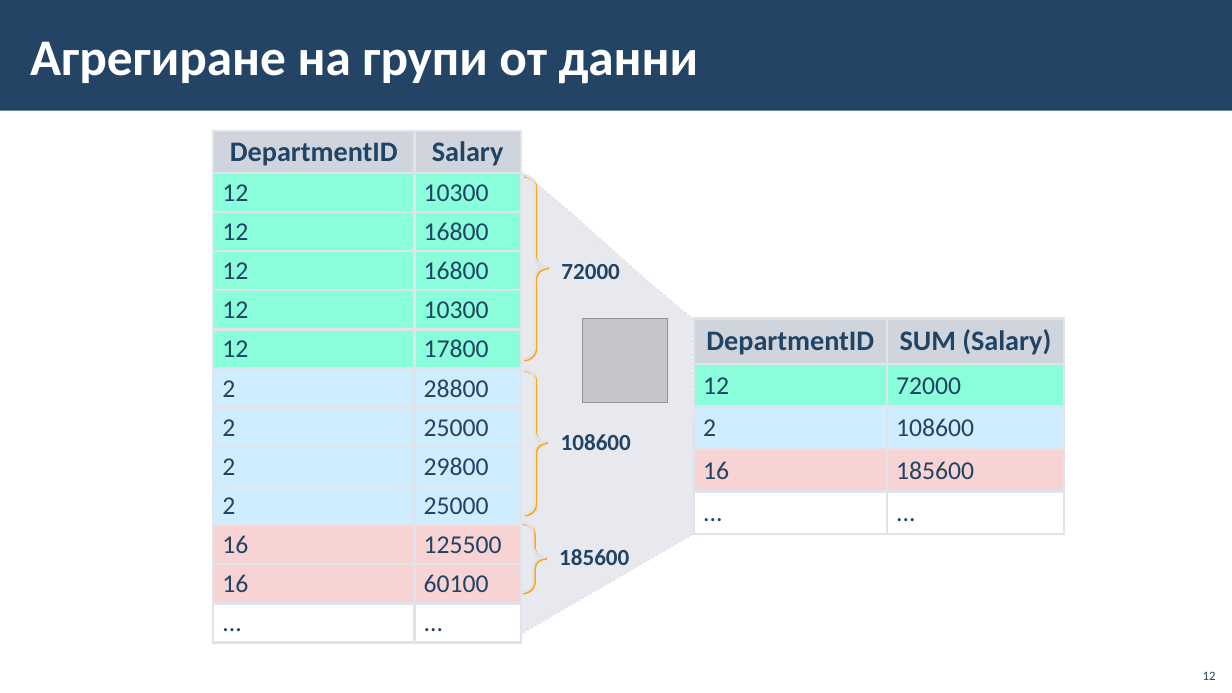
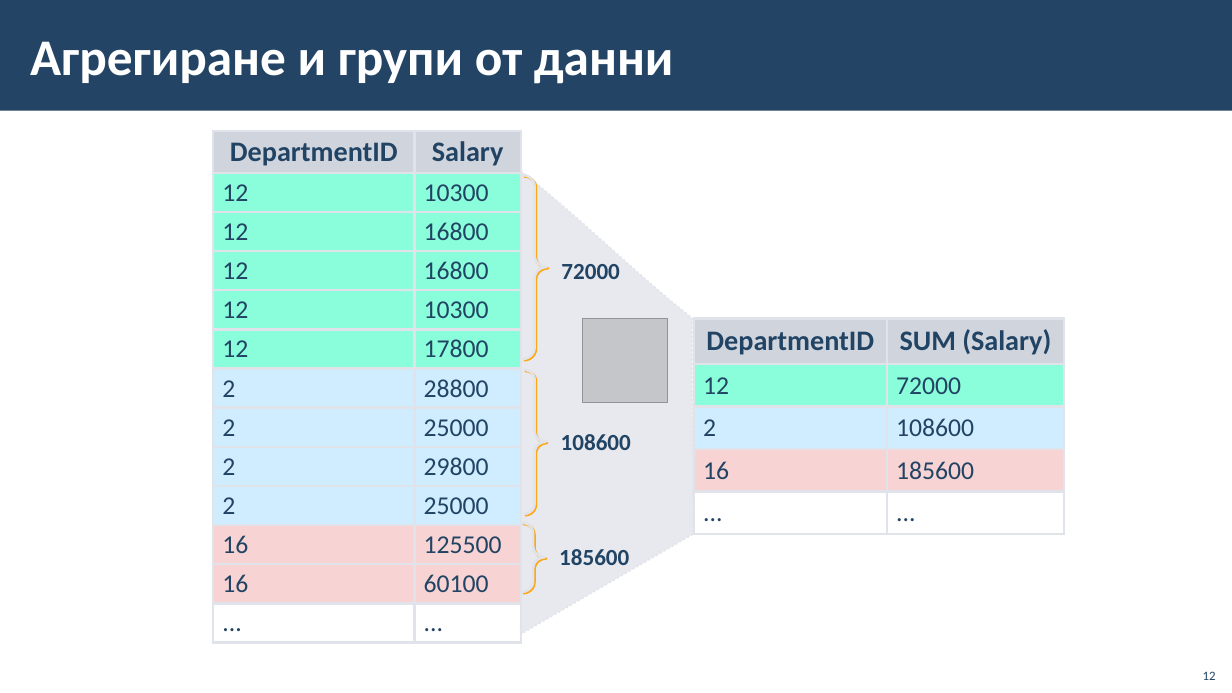
Before and after one commit to BG-IT-Edu/School-Programming, a slide deck: slide 12 of Courses/Software-Sciences/Module-3-Databases-New/11-Group-and-Aggregate-Functions/11-Group-and-Aggregate-Functions.pptx. Drawn at 1232x693 pixels with LibreOffice and Linux fonts; fonts in the diff are those of the drawing; grey boxes stand for pictures; background and template pictures are left out. Boxes give left, top, right and bottom in pixels: in the first picture for what was removed or moved away, otherwise in the second. Text is boxed around its words. In the diff, an @@ line names an element or a change of style, - is before the commit and + after.

```diff
--- a/Courses/Software-Sciences/Module-3-Databases-New/11-Group-and-Aggregate-Functions/11-Group-and-Aggregate-Functions.pptx
+++ b/Courses/Software-Sciences/Module-3-Databases-New/11-Group-and-Aggregate-Functions/11-Group-and-Aggregate-Functions.pptx
@@ title at (x1=30, y1=41, x2=674, y2=84): text changed @@
-Агрегиране на групи от данни
+Агрегиране и групи от данни
```
Also in this commit, not shown: 9 other slides changed, 1 other file.
